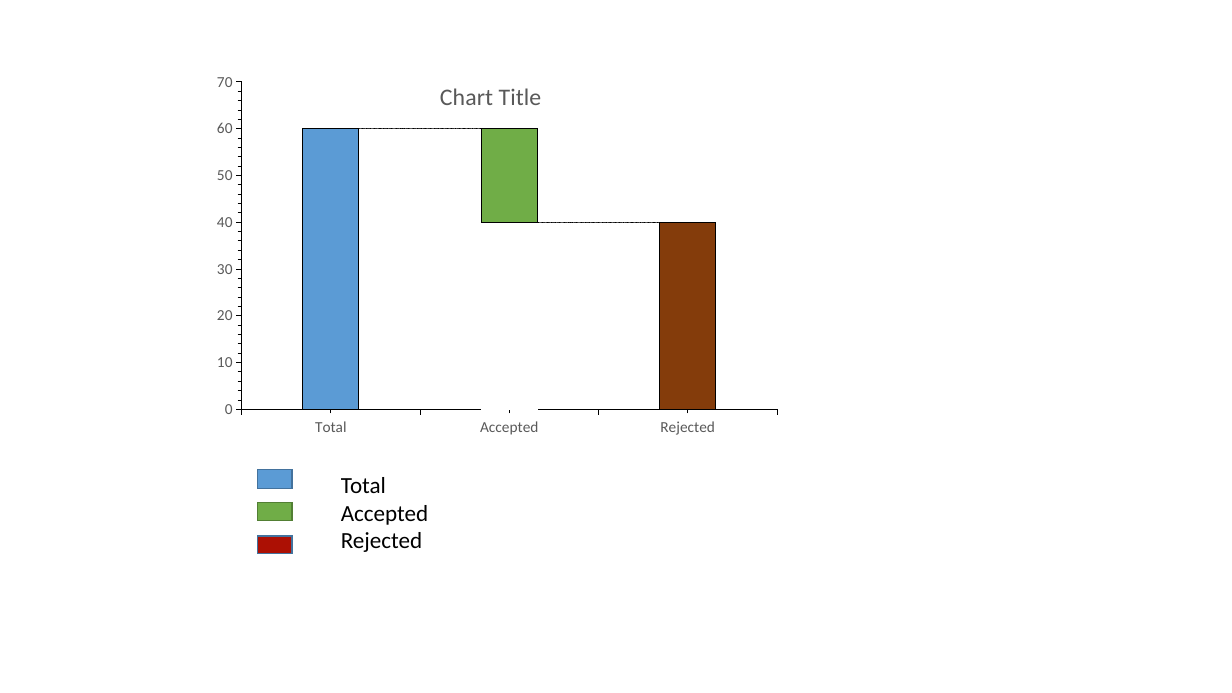
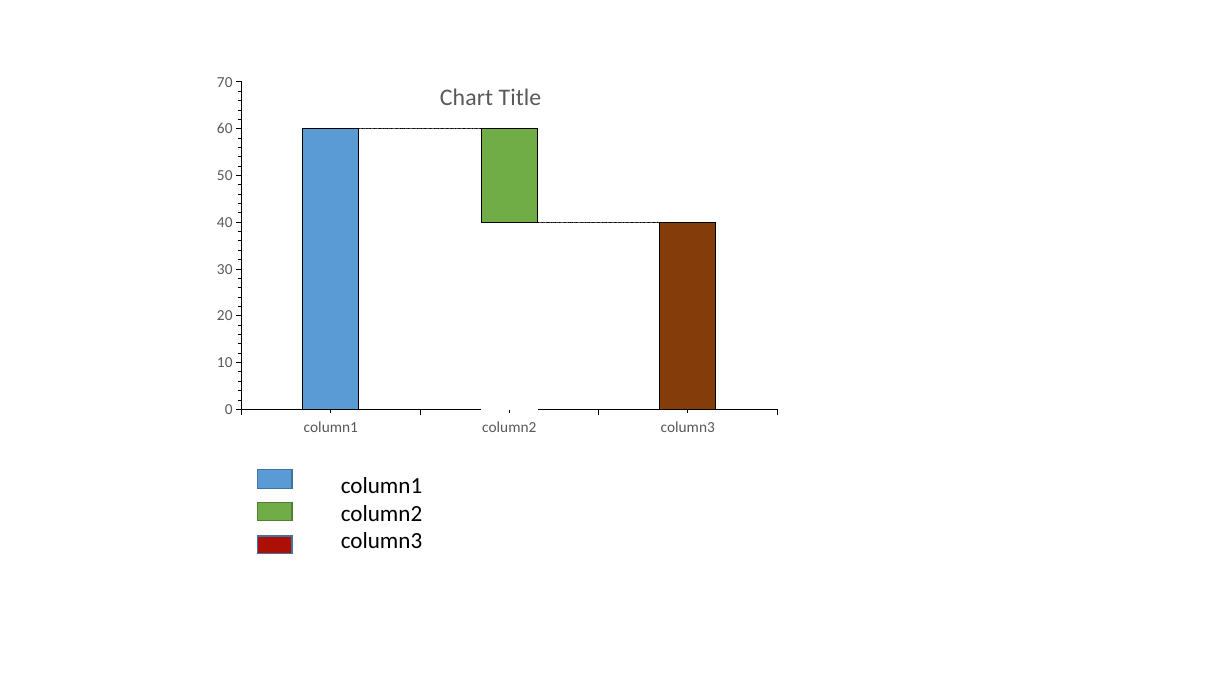
Before and after one commit to rajagopal4890/pptgen, a slide deck: slide 2 of DocumentService/Templates/inspection_report_template.pptx. Drawn at 1232x693 pixels with LibreOffice and Linux fonts; fonts in the diff are those of the drawing. Boxes give left, top, right and bottom in pixels: in the first picture for what was removed or moved away, otherwise in the second. Text is boxed around its words. In the diff, an @@ line names an element or a change of style, - is before the commit and + after.

Commit message:
ppt on the fly

```diff
--- a/DocumentService/Templates/inspection_report_template.pptx
+++ b/DocumentService/Templates/inspection_report_template.pptx
@@ column stacked chart at [205,73,777,470] @@
-categories: Total, Accepted, Rejected
+categories: column1, column2, column3
@@ text at [341,477,422,548]: text changed @@
-Total
-Accepted
-Rejected
+column1
+column2
+column3
```
Also in this commit, not shown: 14 other files.
